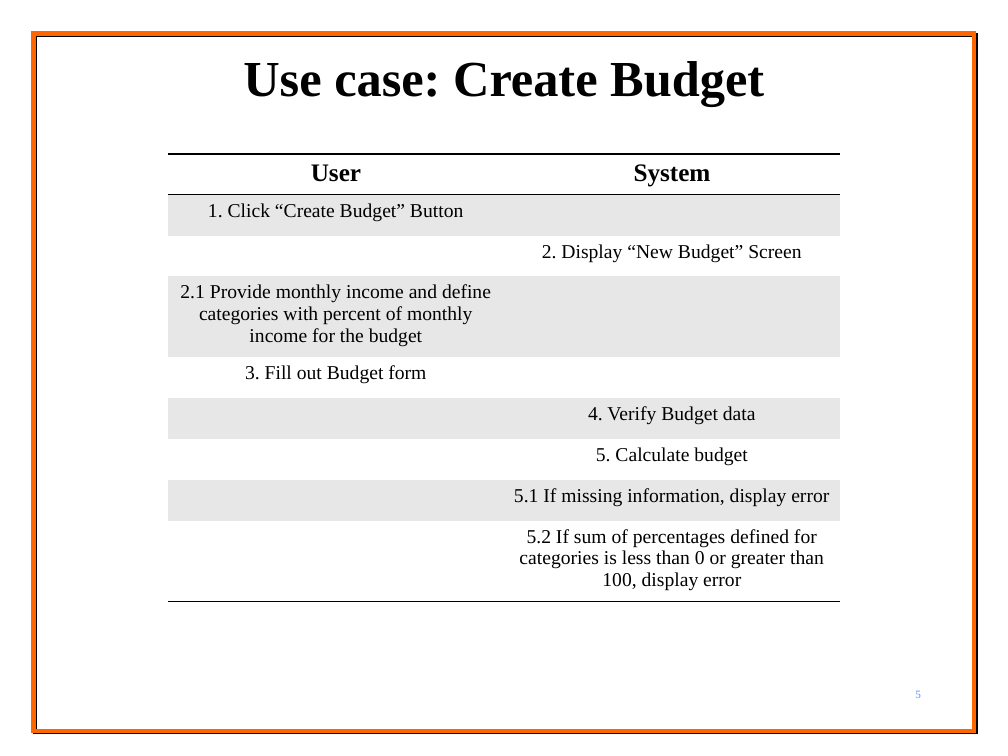
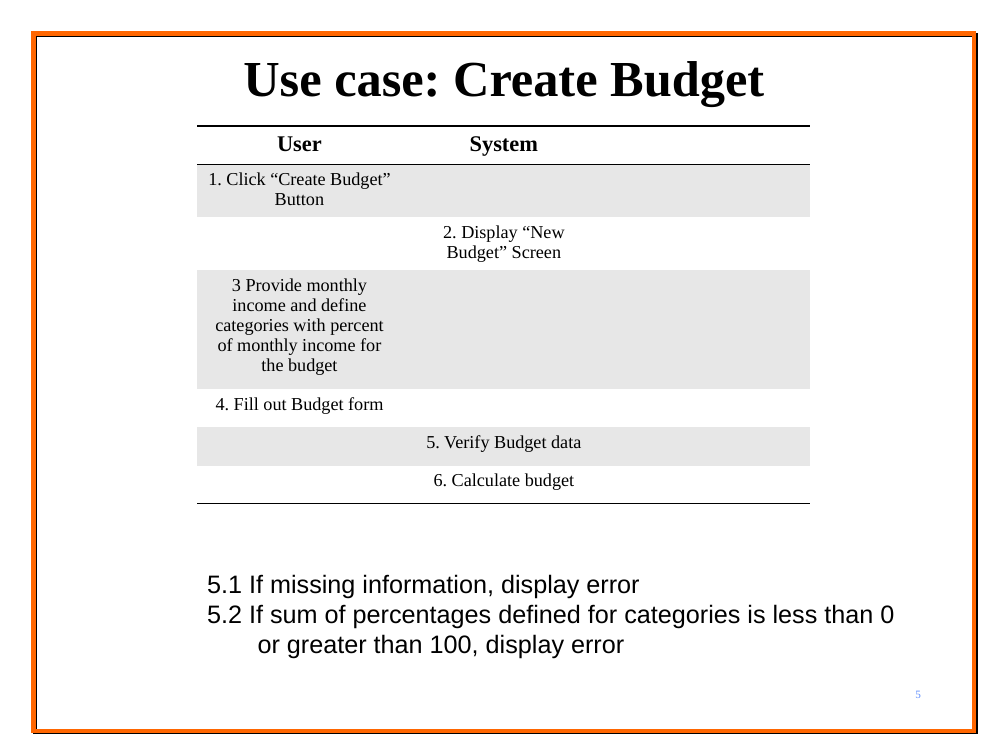
Before and after one commit to cameronkubik/group-project-3700, a slide deck: slide 5 of Project Presentation.ppt. Drawn at 1008x756 pixels with LibreOffice and Linux fonts; fonts in the diff are those of the drawing; background and template pictures are left out. Boxes give left, top, right and bottom in pixels: in the first picture for what was removed or moved away, otherwise in the second. Text is boxed around its words. In the diff, an @@ line names an element or a change of style, - is before the commit and + after.

Commit message:
ppt

```diff
--- a/Project Presentation.ppt
+++ b/Project Presentation.ppt
@@ table at (198, 126, 811, 499) @@
-User | System
-1. Click “Create Budget” Button | 
- | 2. Display “New Budget” Screen
-2.1 Provide monthly income and define categories with percent of monthly income for the budget | 
-3. Fill out Budget form | 
- | 4. Verify Budget data
- | 5. Calculate budget
- | 5.1 If missing information, display error
- | 5.2 If sum of percentages defined for categories is less than 0 or greater than 100, display error
+User | System | 
+1. Click “Create Budget” Button |  | 
+ | 2. Display “New Budget” Screen | 
+3 Provide monthly income and define categories with percent of monthly income for the budget |  | 
+4. Fill out Budget form |  | 
+ | 5. Verify Budget data | 
+ | 6. Calculate budget | 
@@ table: place and size @@
-table at (168, 154, 840, 602)
+table at (198, 126, 811, 499)
@@ text added at (207, 574, 894, 659), 18 pt, text #000000 @@
+5.1 If missing information, display error
+5.2 If sum of percentages defined for categories is less than 0
+or greater than 100, display error
```
Also in this commit, not shown: 4 other files.
